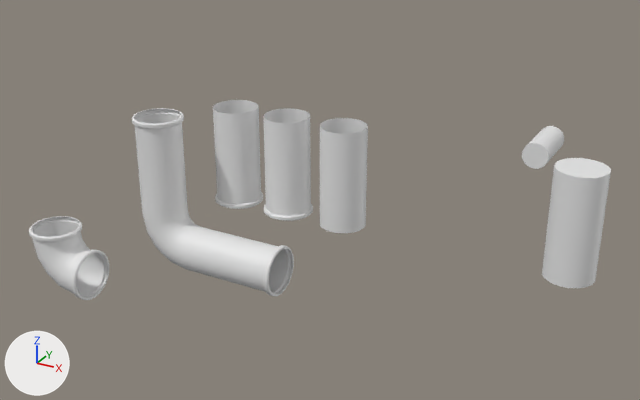
The FBX model Assets/ModularTileKit/ModularPipeKit_James/LShapePipe_Mod.fbx as it was, and as the next commit left it.
Rendered twice from a camera (50 mm lens) standing at (0.234, -0.33, 0.219) and looking at (0.074, -0.039, 0.073). The axes (+X, +Y, +Z) are drawn at lower left. The lights are the same throughout. The first picture is the older version. Where no turn or scale is listed for an object, it has been applied to the vertices.

Names of what the first picture shows: 'ElbowPiece_Mod', 'LShapePipe_Mod', 'MainPipeSectionA_Mod', 'MainPipeSectionB_Mod', 'MainPipeSectionC_Mod', 'pCylinder2', 'pCylinder4'.
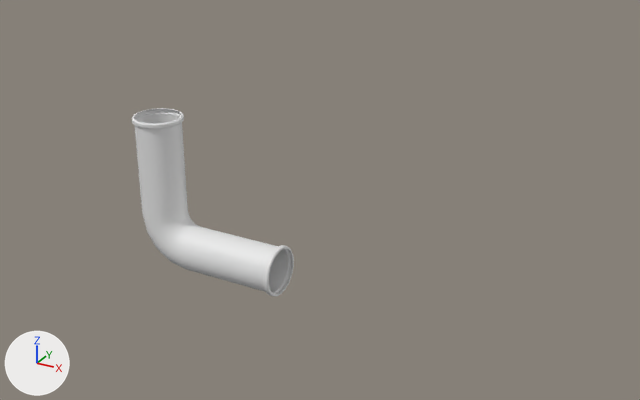
The newer file is also turned or shifted as a whole; pictures and numbers use the older file's frame.

What differs and where, as boxes (x1, y1, x2, y2) in the pictures (640 x 400 px):
'pCylinder4', deleted
    before: (542, 158, 611, 288)
'MainPipeSectionB_Mod', deleted
    before: (320, 118, 368, 233)
'MainPipeSectionC_Mod', deleted
    before: (263, 108, 313, 221)
'MainPipeSectionA_Mod', deleted
    before: (213, 100, 263, 209)
'ElbowPiece_Mod', deleted
    before: (29, 216, 109, 300)
'pCylinder2', deleted
    before: (522, 126, 564, 169)

The edits, one by one:
Object 'pCylinder2' (ob_pcylinder2) is deleted.
Object 'ElbowPiece_Mod' (ob_elbowpiece_mod) is deleted.
Object 'pCylinder4' (ob_pcylinder4) is deleted.
Object 'MainPipeSectionB_Mod' (ob_mainpipesectionb_mod) is deleted.
Object 'MainPipeSectionA_Mod' (ob_mainpipesectiona_mod) is deleted.
Object 'MainPipeSectionC_Mod' (ob_mainpipesectionc_mod) is deleted.
